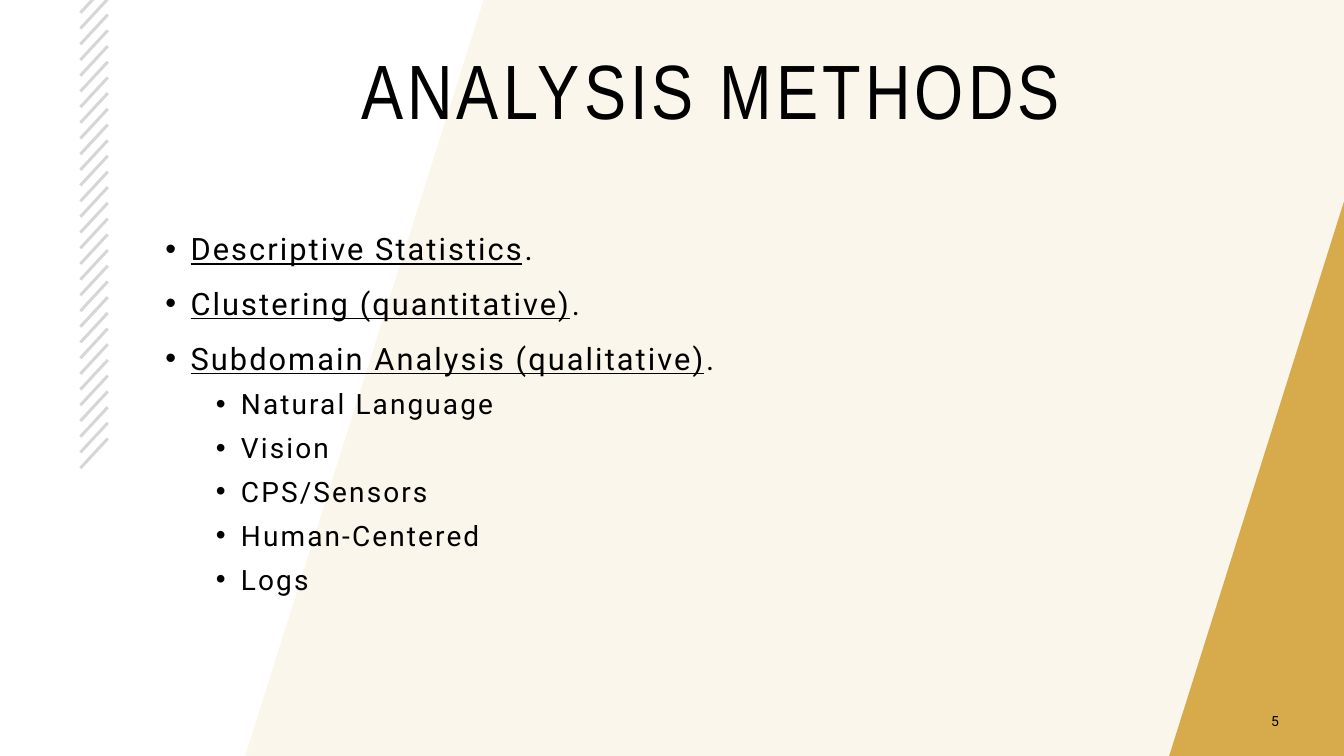
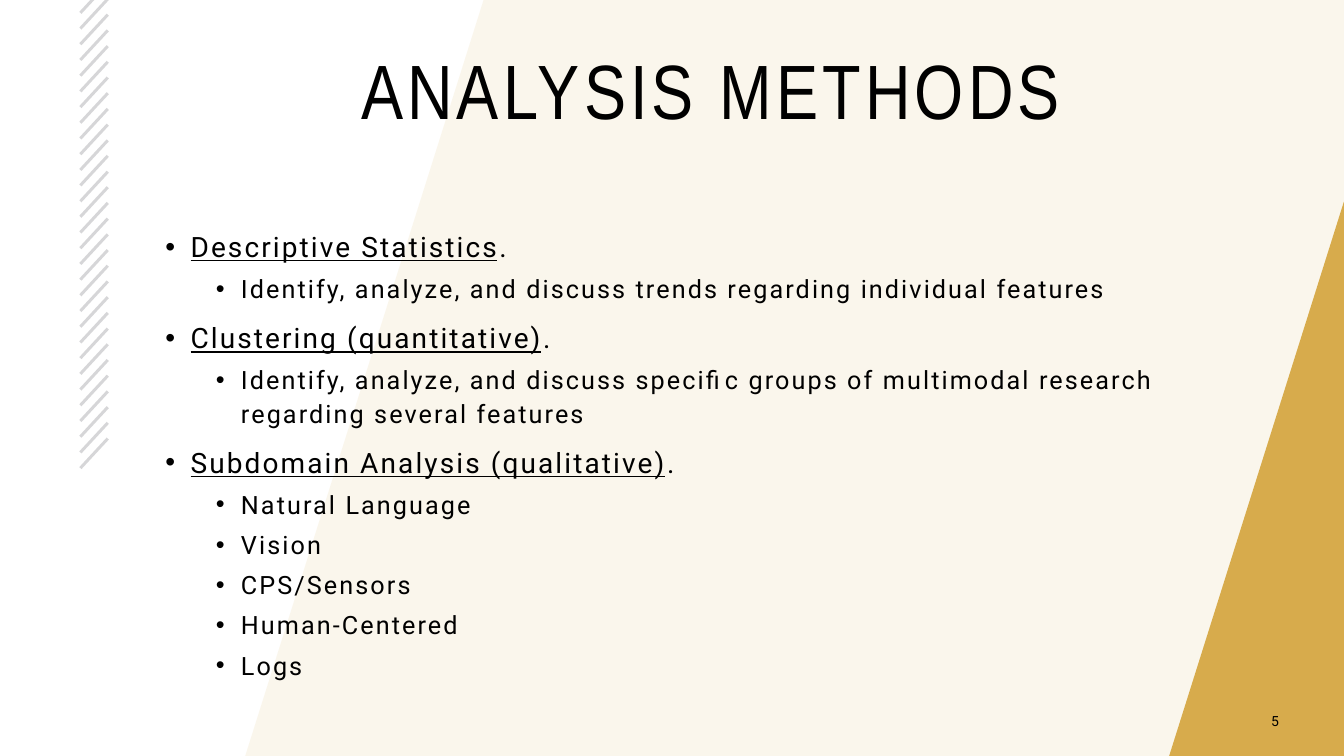
Before and after one commit to claytoncohn/MMLTE, a slide deck: slide 5 of 20231116_MMLTE_Presentation.pptx. Drawn at 1344x756 pixels with LibreOffice and Linux fonts; fonts in the diff are those of the drawing; background and template pictures are left out. Boxes give left, top, right and bottom in pixels: in the first picture for what was removed or moved away, otherwise in the second. Text is boxed around its words. In the diff, an @@ line names an element or a change of style, - is before the commit and + after.

Commit message:
created analysis outline/recipe

```diff
--- a/20231116_MMLTE_Presentation.pptx
+++ b/20231116_MMLTE_Presentation.pptx
@@ text at (191,236,674,681): size 22 to 20 pt in "Descriptive Statistics.", "Clustering (quantitative).", "Subdomain Analysis (qualitative)."; size 20 to 18 pt in "Natural Language", "Vision", "CPS/Sensors", "Human-Centered" and 1 more places @@
@@ text at (241,279,1104,304): paragraph added @@
+  • Identify, analyze, and discuss trends regarding individual features
@@ text at (241,370,1151,429): paragraph added @@
+  • Identify, analyze, and discuss specific groups of multimodal research regarding several features
```
Also in this commit, not shown: 1 slide added, 3 other files.
